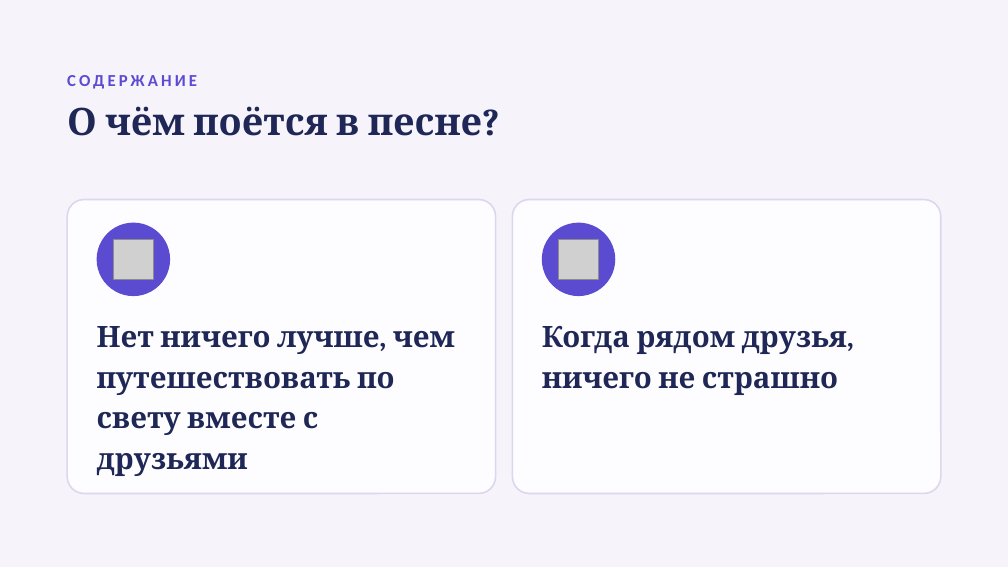
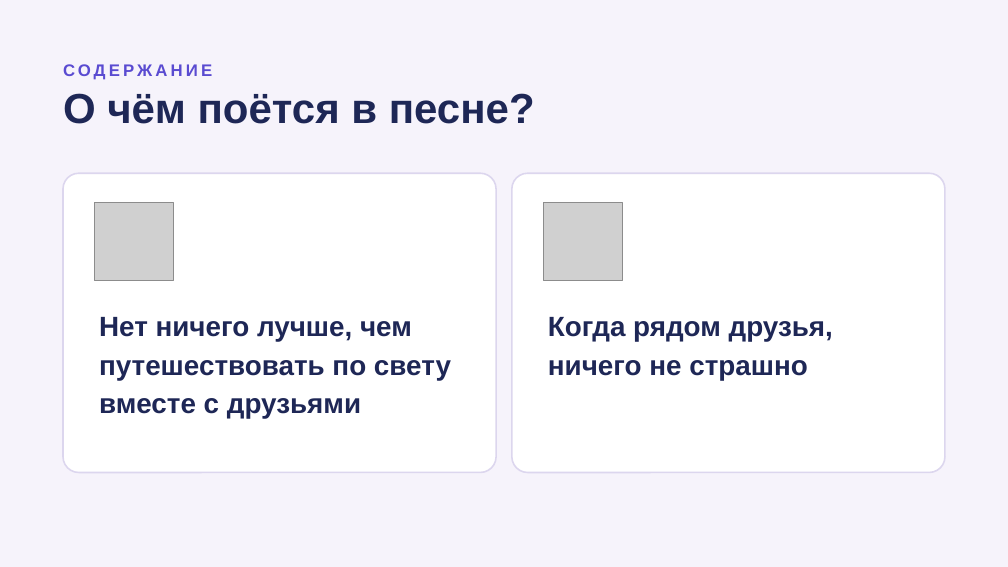
Before and after one commit to zxkaize-cell/kaize, a slide deck: slide 17 of presentations/Песни_о_дружбе.pptx. Drawn at 1008x567 pixels with LibreOffice and Linux fonts; fonts in the diff are those of the drawing; grey boxes stand for pictures; background and template pictures are left out. Boxes give left, top, right and bottom in pixels: in the first picture for what was removed or moved away, otherwise in the second. Text is boxed around its words. In the diff, an @@ line names an element or a change of style, - is before the commit and + after.

```diff
--- a/presentations/Песни_о_дружбе.pptx
+++ b/presentations/Песни_о_дружбе.pptx
@@ text "СОДЕРЖАНИЕ": place and size @@
-text "СОДЕРЖАНИЕ" at <box>67,75,197,89</box>
+text "СОДЕРЖАНИЕ" at <box>63,64,212,80</box>
@@ text "СОДЕРЖАНИЕ" at <box>63,64,212,80</box>: font Calibri to Arial; line spacing 1.15 to 1.1 @@
@@ text "О чём поётся в песне?": place and size @@
-text "О чём поётся в песне?" at <box>67,106,482,136</box>
+text "О чём поётся в песне?" at <box>63,93,535,124</box>
@@ text "О чём поётся в песне?" at <box>63,93,535,124</box>: size 36 to 40 pt, font Cambria to Arial @@
@@ rounded rectangle "Нет ничего лучше, чем путешествовать ...": place and size @@
-rounded rectangle "Нет ничего лучше, чем путешествовать ..." at <box>97,326,455,476</box>
+rounded rectangle "Нет ничего лучше, чем путешествовать ..." at <box>63,173,496,473</box>
@@ rounded rectangle "Нет ничего лучше, чем путешествовать ..." at <box>63,173,496,473</box>: size 28 to 26.5 pt, font Cambria to Arial; fill none to #FFFFFF; outline none to #DCD6EE 1.5 pt @@
@@ rounded rectangle "Когда рядом друзья, ничего не ..." at <box>512,173,945,473</box>: size 28 to 26.5 pt, font Cambria to Arial; fill none to #FFFFFF; outline none to #DCD6EE 1.5 pt @@
@@ rounded rectangle "Когда рядом друзья, ничего не ...": place and size @@
-rounded rectangle "Когда рядом друзья, ничего не ..." at <box>542,326,847,395</box>
+rounded rectangle "Когда рядом друзья, ничего не ..." at <box>512,173,945,473</box>
@@ rounded rectangle removed at <box>67,200,496,494</box> @@
@@ picture added at <box>95,202,173,281</box> @@
@@ rounded rectangle removed at <box>513,200,941,494</box> @@
@@ picture added at <box>544,202,622,281</box> @@
@@ ellipse removed at <box>97,222,170,296</box> @@
@@ ellipse removed at <box>542,222,616,296</box> @@
@@ picture removed at <box>113,240,154,280</box> @@
@@ picture removed at <box>559,240,599,280</box> @@
```
Also in this commit, not shown: 21 other slides changed.
